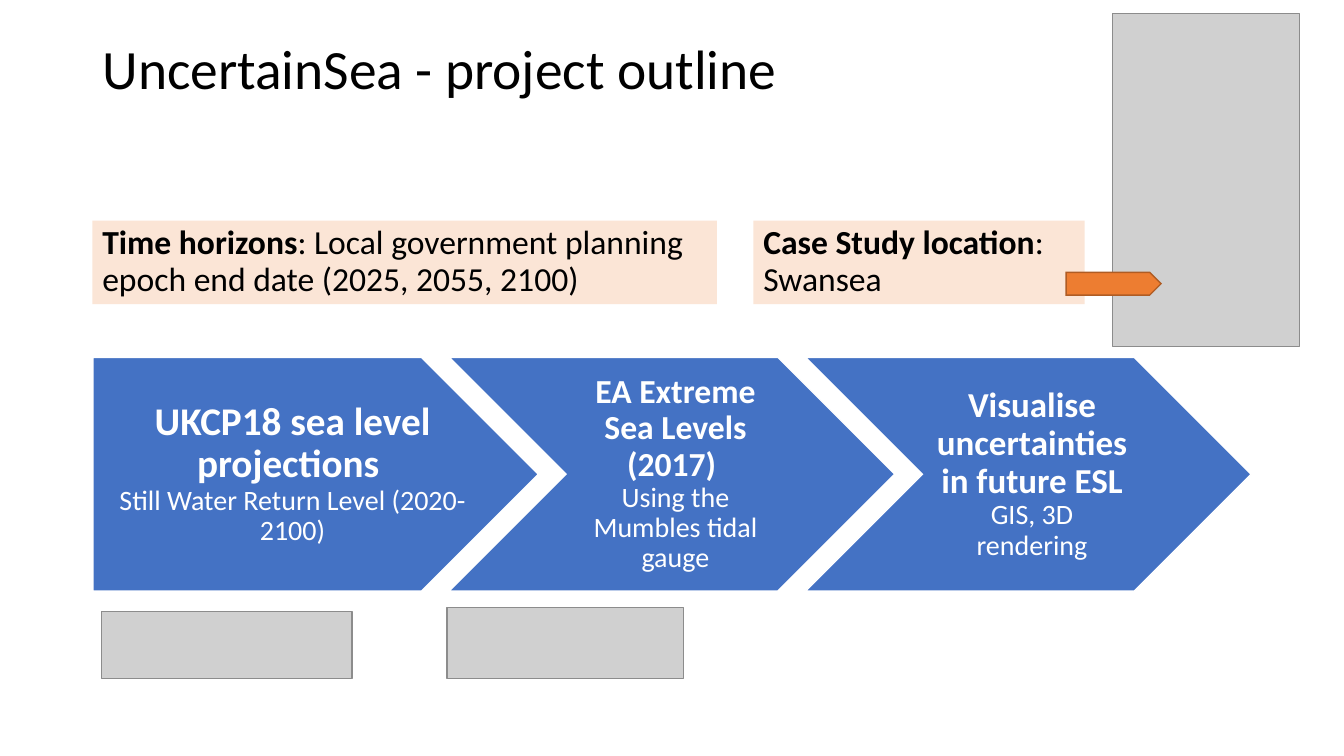
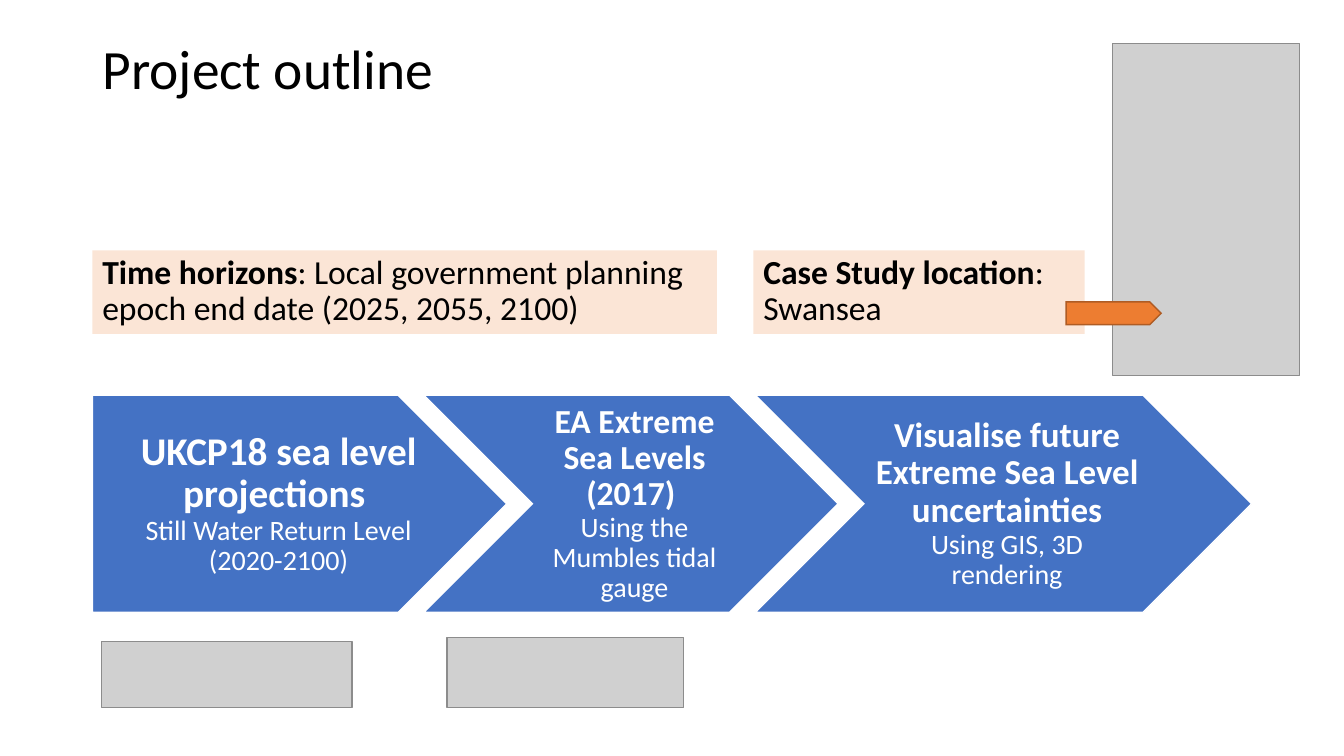
Before and after one commit to TPerkins94/UncertainSea, a slide deck: slide 7 of UncertainSea presentation 2021-03-17.pptx (slide 2 before the commit). Drawn at 1344x756 pixels with LibreOffice and Linux fonts; fonts in the diff are those of the drawing; grey boxes stand for pictures. Boxes give left, top, right and bottom in pixels: in the first picture for what was removed or moved away, otherwise in the second. Text is boxed around its words. In the diff, an @@ line names an element or a change of style, - is before the commit and + after.

```diff
--- a/UncertainSea presentation 2021-03-17.pptx
+++ b/UncertainSea presentation 2021-03-17.pptx
@@ title at [102,50,433,99]: text changed @@
-UncertainSea - project outline
+Project outline
@@ 3 pictures, 2 rectangles, 1 pentagon arrow: place and size @@
-3 pictures, 2 rectangles, 1 pentagon arrow at [93,13,1300,679]
+3 pictures, 2 rectangles, 1 pentagon arrow at [93,43,1300,708]
@@ text "UKCP18 sea level projections Still ..." rewrapped from [119,407,466,544] to [141,437,417,574] @@
@@ pentagon arrow: place and size @@
-pentagon arrow at [93,358,538,592]
+pentagon arrow at [93,395,507,612]
@@ chevron: place and size @@
-chevron at [450,358,895,592]
+chevron at [424,395,839,612]
@@ text "EA Extreme Sea Levels (2017) ...": place and size @@
-text "EA Extreme Sea Levels (2017) ..." at [594,381,757,572]
+text "EA Extreme Sea Levels (2017) ..." at [553,411,716,602]
@@ chevron: place and size @@
-chevron at [806,358,1251,592]
+chevron at [755,395,1251,612]
@@ text at [876,422,1139,589]: text changed @@
-Visualise uncertainties in future ESL
-GIS, 3D rendering
+Visualise future Extreme Sea Level uncertainties
+Using GIS, 3D rendering
```
Also in this commit, not shown: 8 slides added, 1 slide removed.
